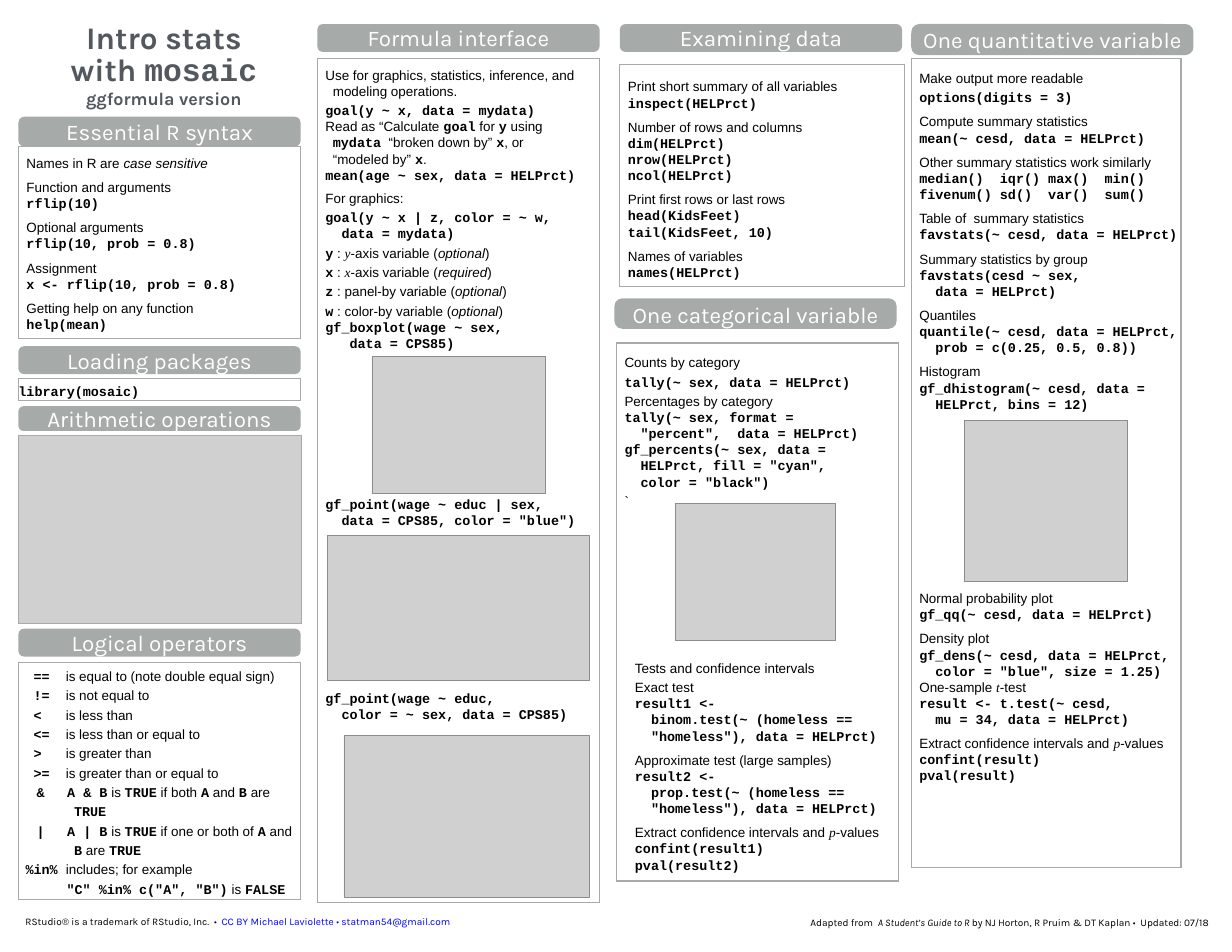
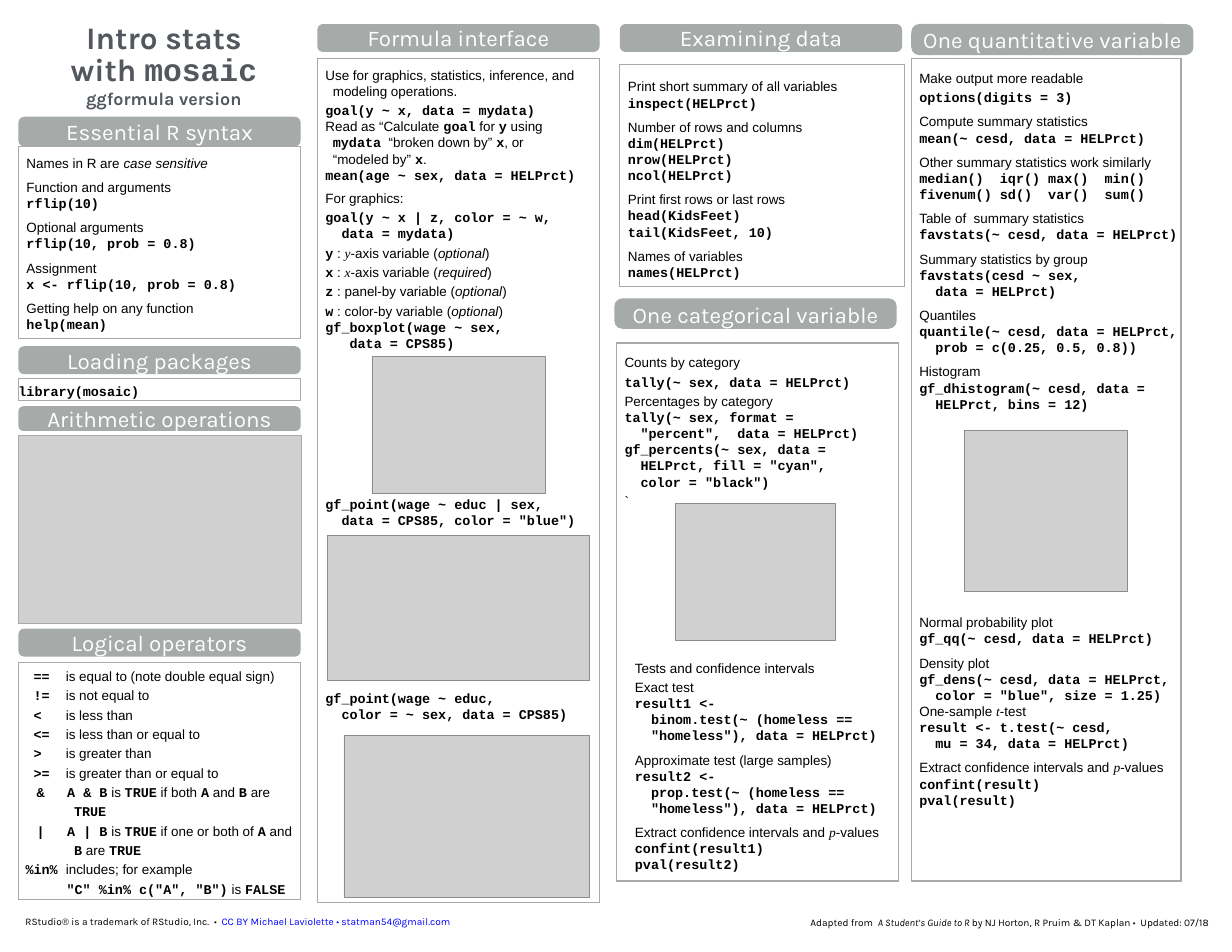
Before and after one commit to mlaviolet/Mosaic-cheatsheets, a slide deck: slide 1 of mosaic-cheatsheet-gf.pptx. Drawn at 1232x952 pixels with LibreOffice and Linux fonts; fonts in the diff are those of the drawing; grey boxes stand for pictures. Boxes give left, top, right and bottom in pixels: in the first picture for what was removed or moved away, otherwise in the second. Text is boxed around its words. In the diff, an @@ line names an element or a change of style, - is before the commit and + after.

```diff
--- a/mosaic-cheatsheet-gf.pptx
+++ b/mosaic-cheatsheet-gf.pptx
@@ rectangle "Make output more readable": place and size @@
-rectangle "Make output more readable" at box(911, 59, 1181, 868)
+rectangle "Make output more readable" at box(911, 59, 1181, 881)
@@ picture: place and size @@
-picture at box(964, 420, 1128, 581)
+picture at box(964, 431, 1128, 592)
```
Also in this commit, not shown: 1 other slide changed, 3 other files.
